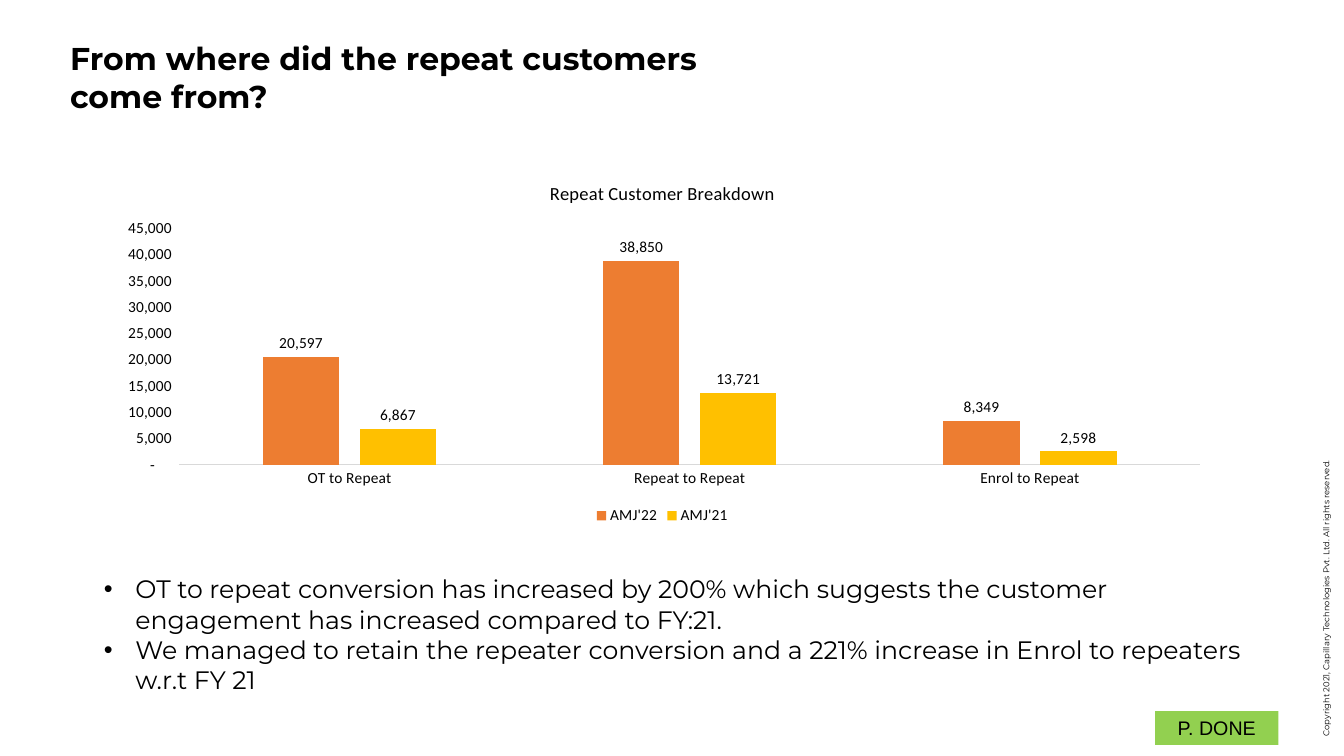
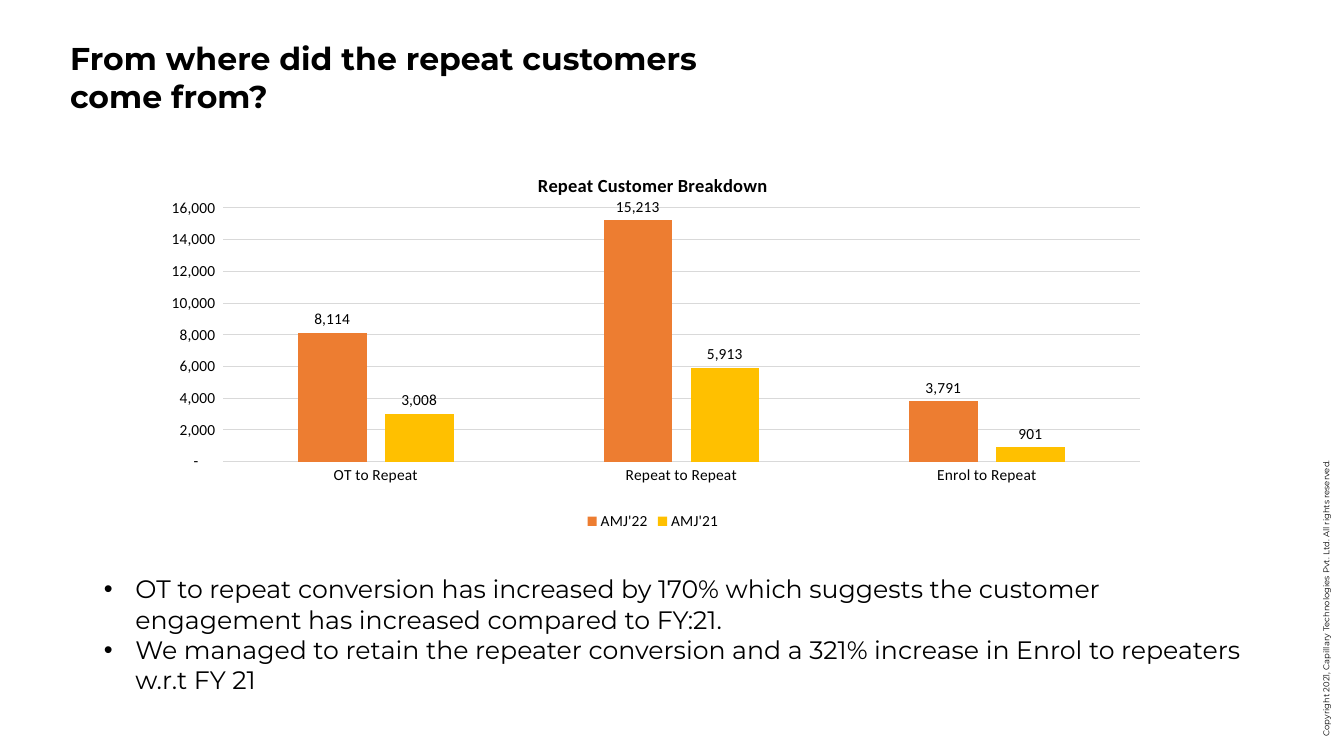
Before and after one commit to akhil-kumar-capillary/Linen-Club, a slide deck: slide 9 of Decks/LC QBR AMJ'22.pptx. Drawn at 1344x756 pixels with LibreOffice and Linux fonts; fonts in the diff are those of the drawing; background and template pictures are left out. Boxes give left, top, right and bottom in pixels: in the first picture for what was removed or moved away, otherwise in the second. Text is boxed around its words. In the diff, an @@ line names an element or a change of style, - is before the commit and + after.

```diff
--- a/Decks/LC QBR AMJ'22.pptx
+++ b/Decks/LC QBR AMJ'22.pptx
@@ column chart at bbox=[151, 156, 1155, 534] @@
@@ AMJ'22, OT to Repeat: 20597 to 8114 @@
@@ AMJ'22, Repeat to Repeat: 38850 to 15213 @@
@@ AMJ'22, Enrol to Repeat: 8349 to 3791 @@
@@ AMJ'21, OT to Repeat: 6867 to 3008 @@
@@ AMJ'21, Repeat to Repeat: 13721 to 5913 @@
@@ AMJ'21, Enrol to Repeat: 2598 to 901 @@
@@ value axis changed @@
@@ plot area changed @@
@@ column chart: place and size @@
-column chart at bbox=[102, 165, 1222, 529]
+column chart at bbox=[151, 156, 1155, 534]
@@ text at bbox=[135, 579, 1240, 689]: text changed @@
-• OT to repeat conversion has increased by 200% which suggests the customer engagement has increased compared to FY:21.
-• We managed to retain the repeater conversion and a 221% increase in Enrol to repeaters w.r.t FY 21
+• OT to repeat conversion has increased by 170% which suggests the customer engagement has increased compared to FY:21.
+• We managed to retain the repeater conversion and a 321% increase in Enrol to repeaters w.r.t FY 21
@@ rectangle removed at bbox=[1155, 711, 1278, 745] @@
-P. DONE
```
Also in this commit, not shown: 7 other slides changed, 1 other file.
